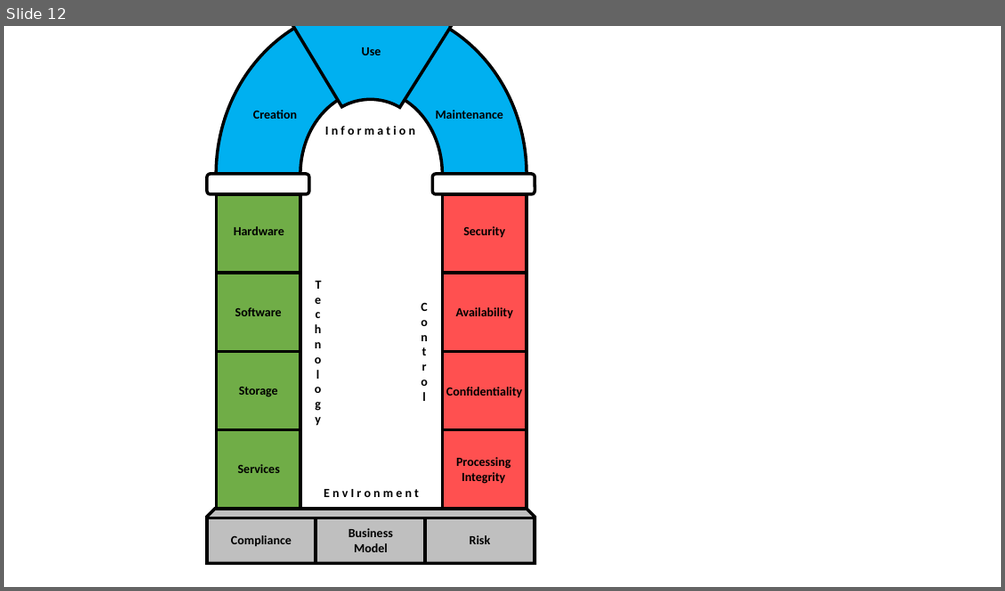
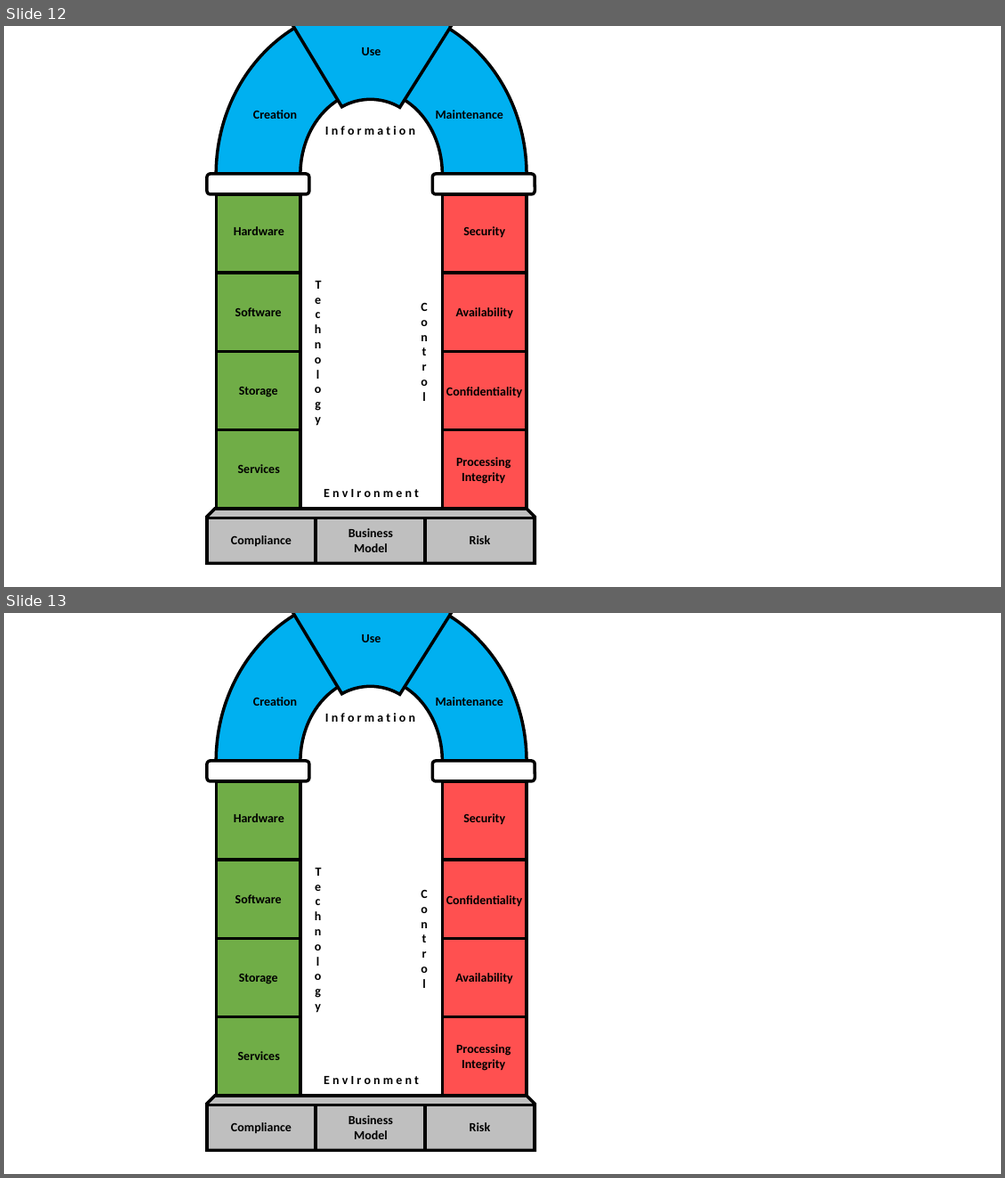
Before and after one commit to accountingarchitecture/accountingarchitecture.github.io, a slide deck: images/arch.pptx. Shown one above the other, each under a label of ours: slide 12 before the commit, slides 12 and 13 after it. The pictures are 1005x591 and 1005x1178 pixels, drawn with LibreOffice and Linux fonts; fonts in the diff are those of the drawing. Boxes give left, top, right and bottom in pixels: in the first picture for what was removed or moved away, otherwise in the second. Text is boxed around its words. In the diff, an @@ line names an element or a change of style, - is before the commit and + after.

Commit message:
Swapped two Control blocks.

```diff
--- a/images/arch.pptx
+++ b/images/arch.pptx
@@ slide 13 added at (4, 613, 1001, 1174), background #FFFFFF @@
@@ group added at (207, 613, 535, 1151): 18 texts, 13 rectangles, 2 arch (boxed as its full ring)s, 2 rounded rectangles, 1 snip same rect @@
+Hardware
+Software
+Storage
+Services
+Control
+Technology
+Business
+Model
+Compliance
+Risk
+I n f o r m a t i o n
+Use
+Maintenance
+Creation
+Security
+Availability
+Processing
+Integrity
+Confidentiality
+E n v I r o n m e n t
```
Also in this commit, not shown: 5 other files.
